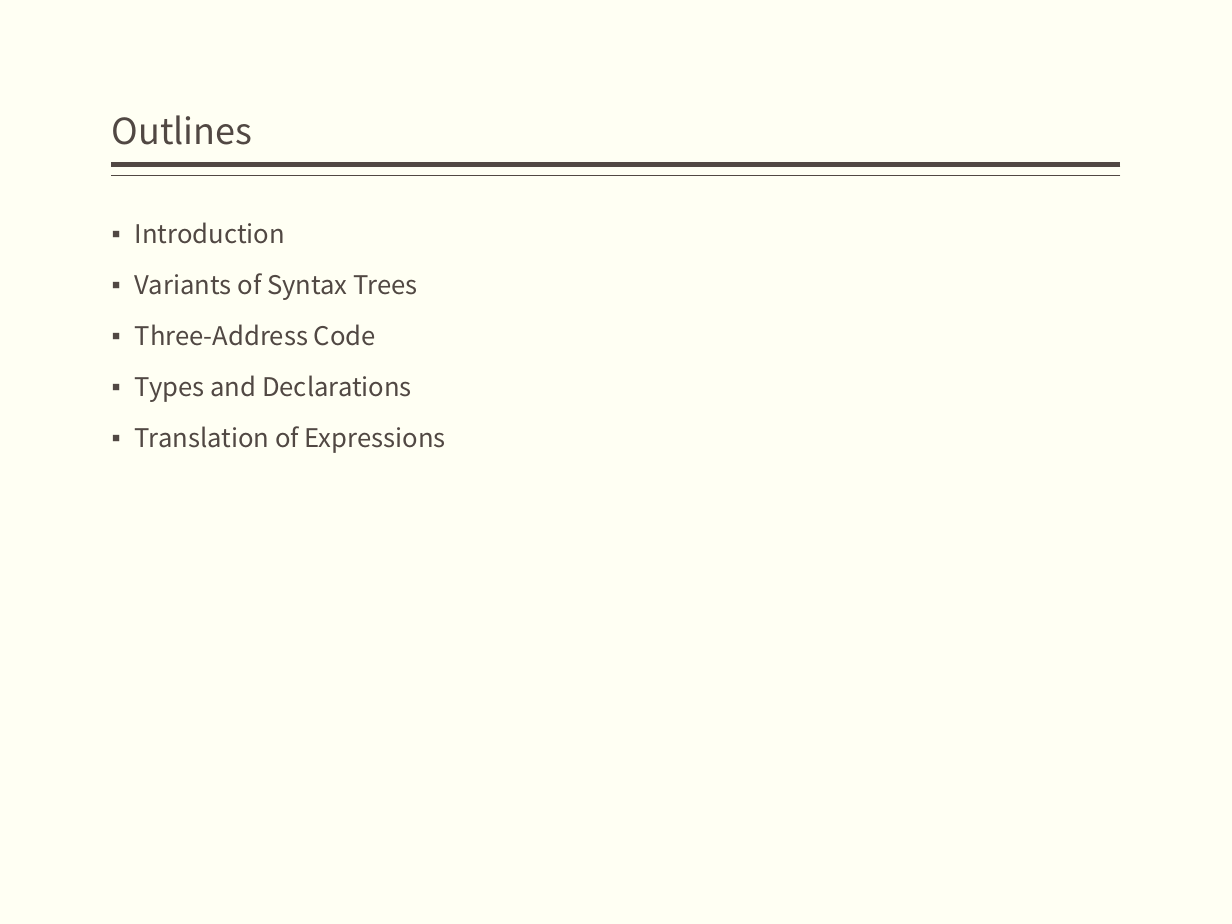
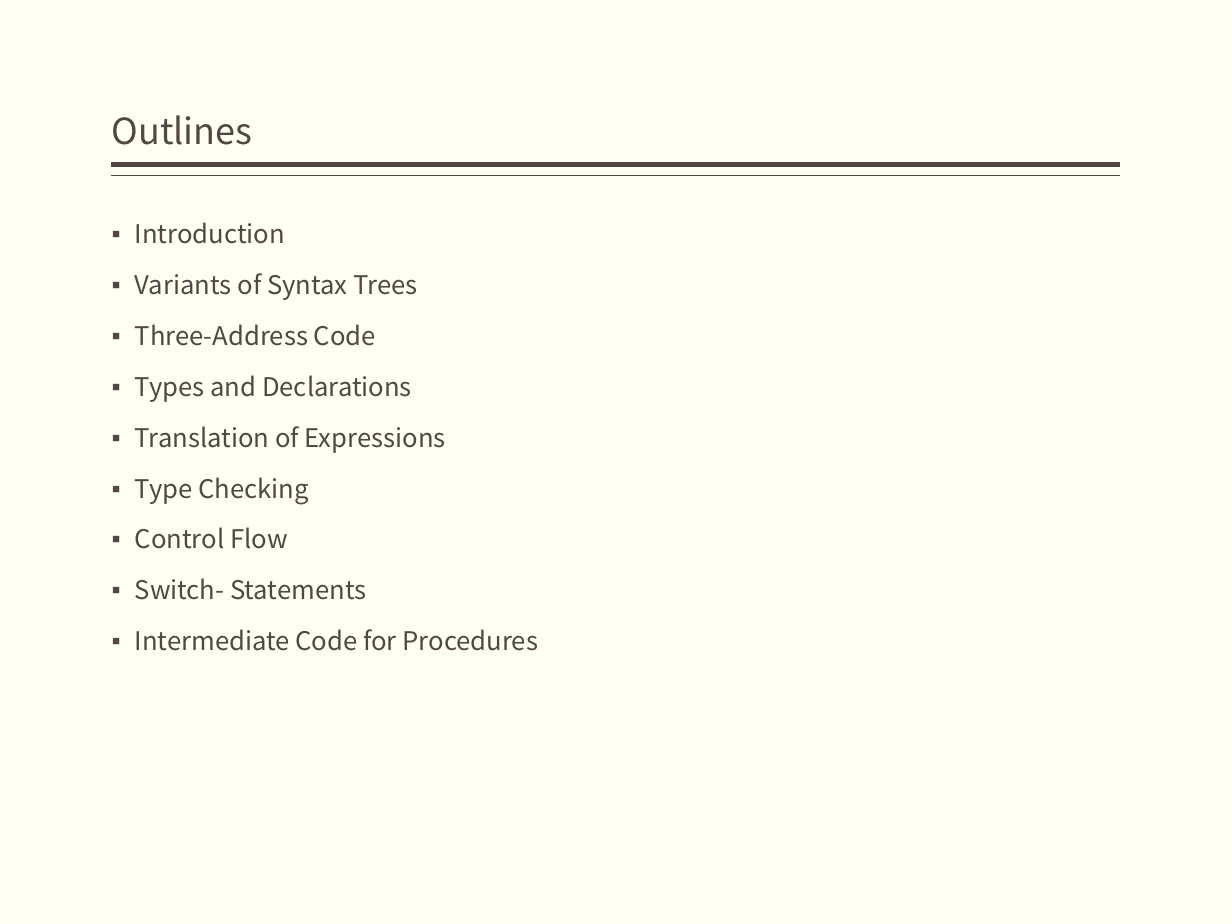
Before and after one commit to jz81/jz81.github.io, a slide deck: slide 3 of course/compiler/LectureNotes/(Spring2018)Lecture7.pptx. Drawn at 1232x924 pixels with LibreOffice and Linux fonts; fonts in the diff are those of the drawing. Boxes give left, top, right and bottom in pixels: in the first picture for what was removed or moved away, otherwise in the second. Text is boxed around its words. In the diff, an @@ line names an element or a change of style, - is before the commit and + after.

```diff
--- a/course/compiler/LectureNotes/(Spring2018)Lecture7.pptx
+++ b/course/compiler/LectureNotes/(Spring2018)Lecture7.pptx
@@ text at <box>135,477,539,651</box>: paragraphs added @@
+▪ Type Checking
+▪ Control Flow
+▪ Switch- Statements
+▪ Intermediate Code for Procedures
```
Also in this commit, not shown: 2 other slides changed, 19 slides added.
